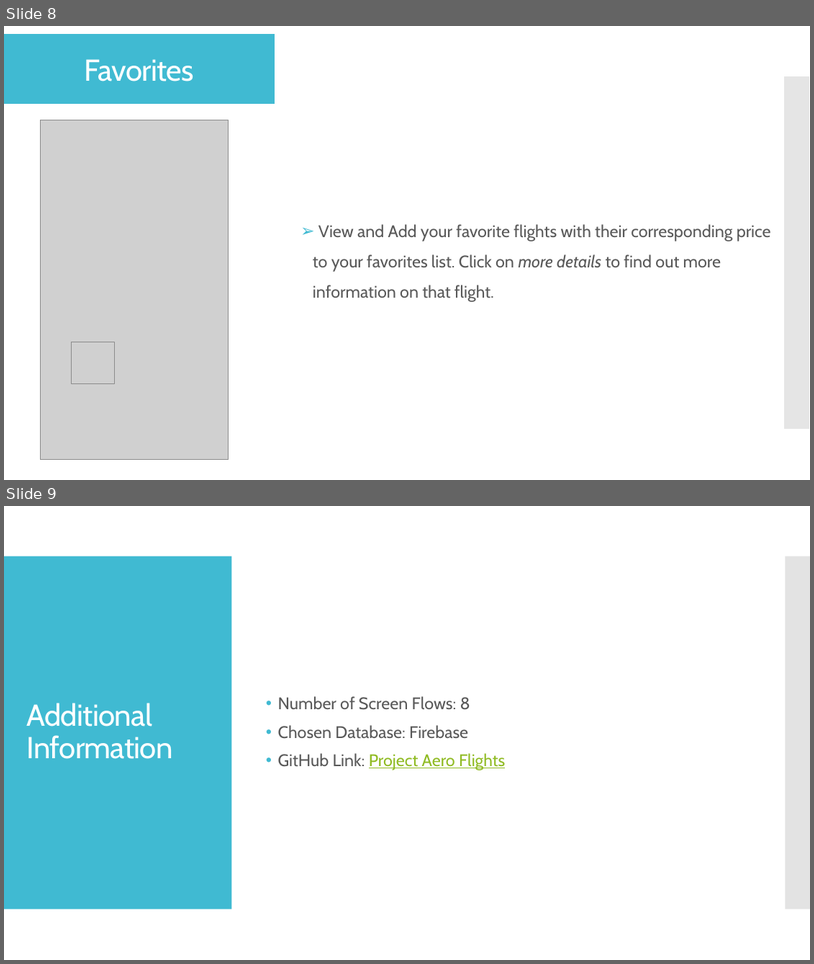
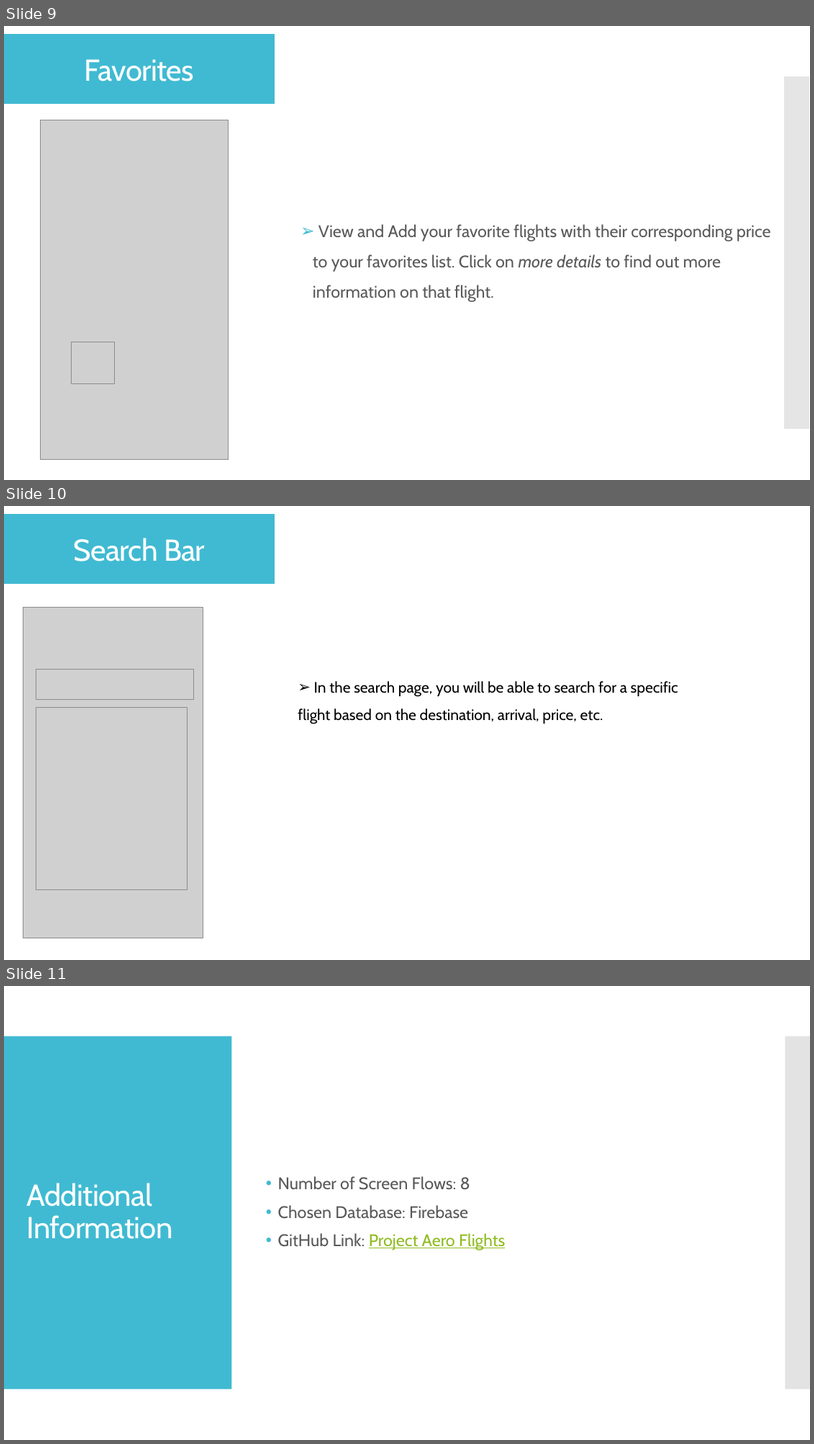
Before and after one commit to adinashby-vanier-college/app-dev-2-project-imro1, a slide deck: Aero_Flights_Deliverable_0.pptx. Shown one above the other, each under a label of ours: slides 8 and 9 before the commit, slides 9, 10 and 11 after it. The pictures are 814x964 and 814x1444 pixels, drawn with LibreOffice and Linux fonts; fonts in the diff are those of the drawing; grey boxes stand for pictures. Boxes give left, top, right and bottom in pixels: in the first picture for what was removed or moved away, otherwise in the second. Text is boxed around its words. In the diff, an @@ line names an element or a change of style, - is before the commit and + after.

Commit message:
added the slides and mockup for the search bar page and the main flights page

```diff
--- a/Aero_Flights_Deliverable_0.pptx
+++ b/Aero_Flights_Deliverable_0.pptx
@@ slide 10 added at (4, 506, 810, 960), background #FFFFFF @@
@@ rectangle added at (4, 513, 275, 584), fill #40BAD2, outline #FFFFFF 0.85 pt, 36 pt, text #FFFFFF @@
+Search Bar
@@ picture added at (23, 607, 203, 937) @@
@@ picture added at (36, 669, 194, 700) @@
@@ text added at (298, 681, 679, 724), 18 pt, text #000000 @@
+➢ In the search page, you will be able to search for a specific flight based on the destination, arrival, price, etc.
@@ picture added at (36, 708, 188, 890) @@
@@ what was slide 8 is now slide 9 @@
@@ what was slide 9 is now slide 11 @@
```
Also in this commit, not shown: 1 other slide added.
